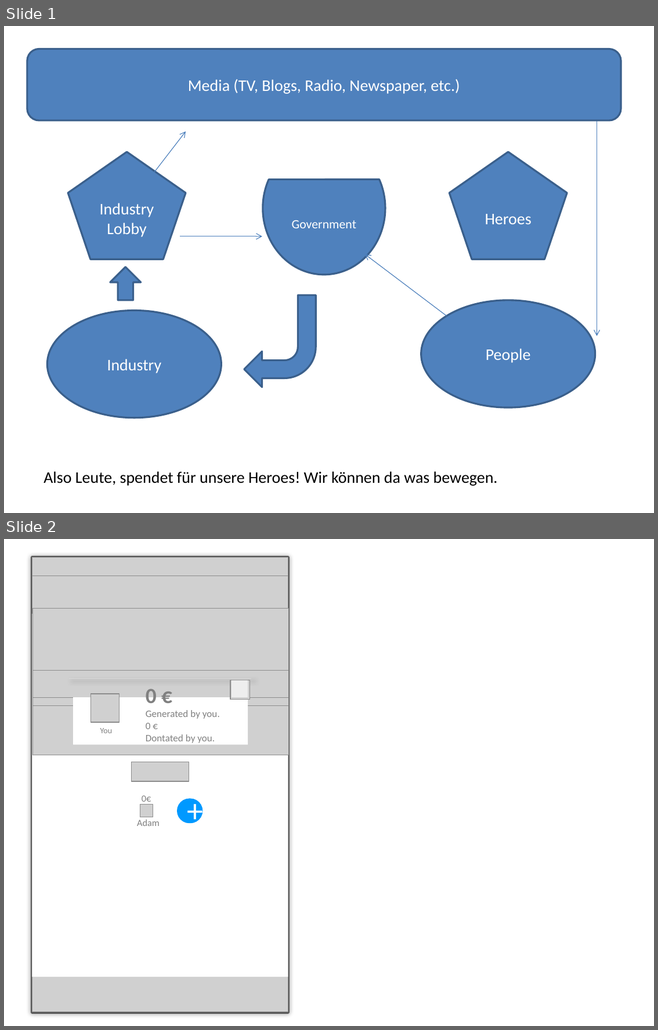
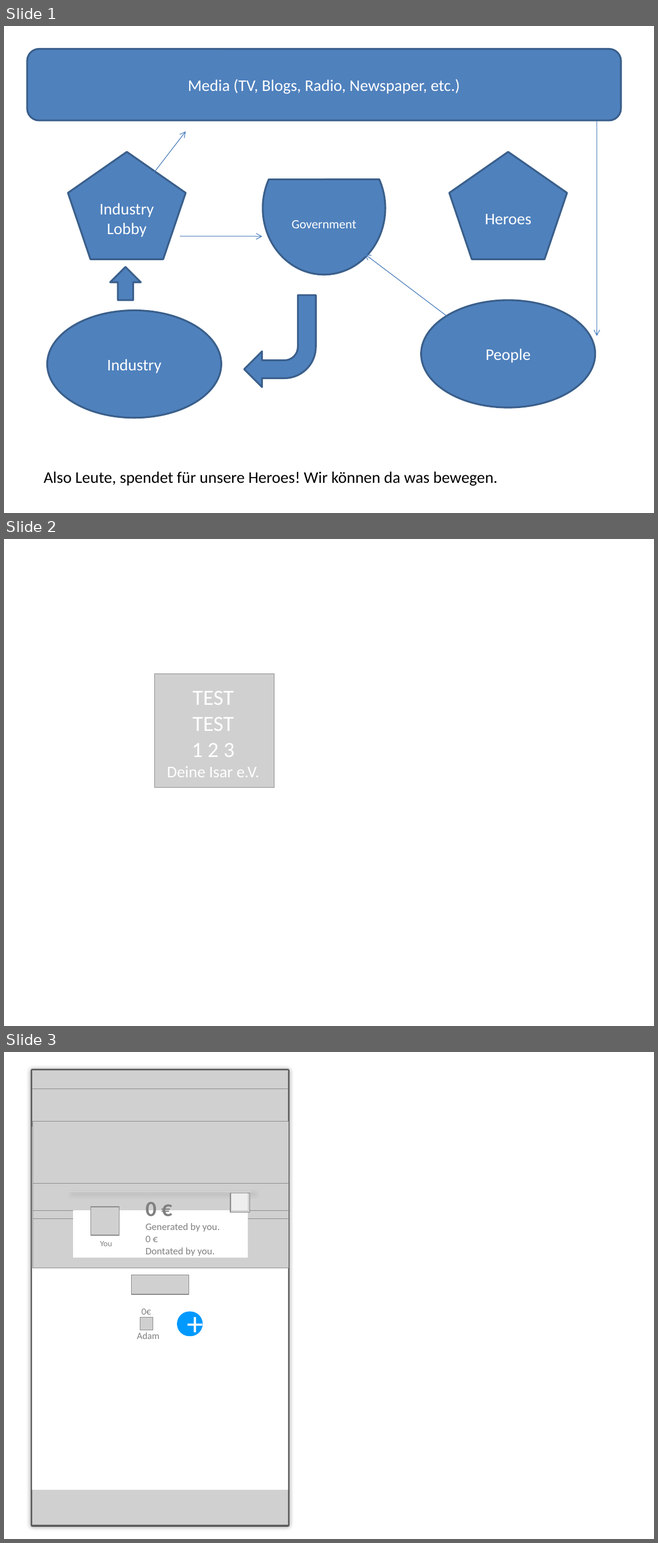
Before and after one commit to MoritzTheile/com.supeyou, a slide deck: com.supeyou.project/doc/SupeYou.ideas.pptx. Shown one above the other, each under a label of ours: slides 1 and 2 before the commit, slides 1, 2 and 3 after it. The pictures are 658x1030 and 658x1543 pixels, drawn with LibreOffice and Linux fonts; fonts in the diff are those of the drawing; grey boxes stand for pictures. Boxes give left, top, right and bottom in pixels: in the first picture for what was removed or moved away, otherwise in the second. Text is boxed around its words. In the diff, an @@ line names an element or a change of style, - is before the commit and + after.

```diff
--- a/com.supeyou.project/doc/SupeYou.ideas.pptx
+++ b/com.supeyou.project/doc/SupeYou.ideas.pptx
@@ slide 2 added at [4,539,654,1026], background #FFFFFF @@
@@ picture added at [155,674,274,787] @@
@@ text added at [167,691,259,777], 18 pt, text #FFFFFF @@
+TEST
+TEST
+1 2 3
+Deine Isar e.V.
@@ what was slide 2 is now slide 3 @@
```
Also in this commit, not shown: 3 other files.
